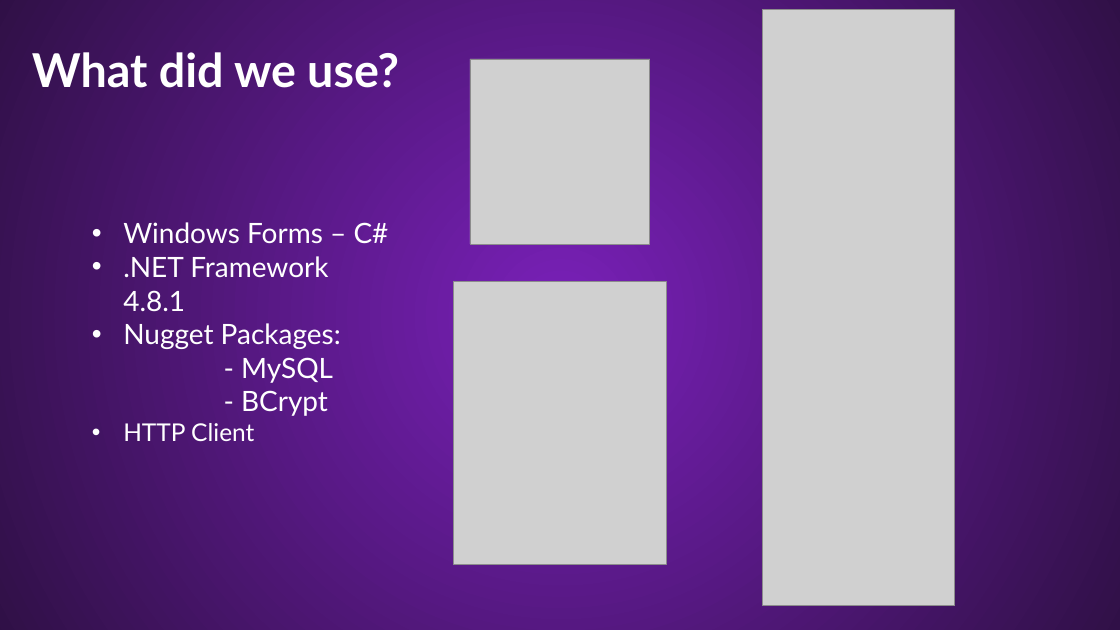
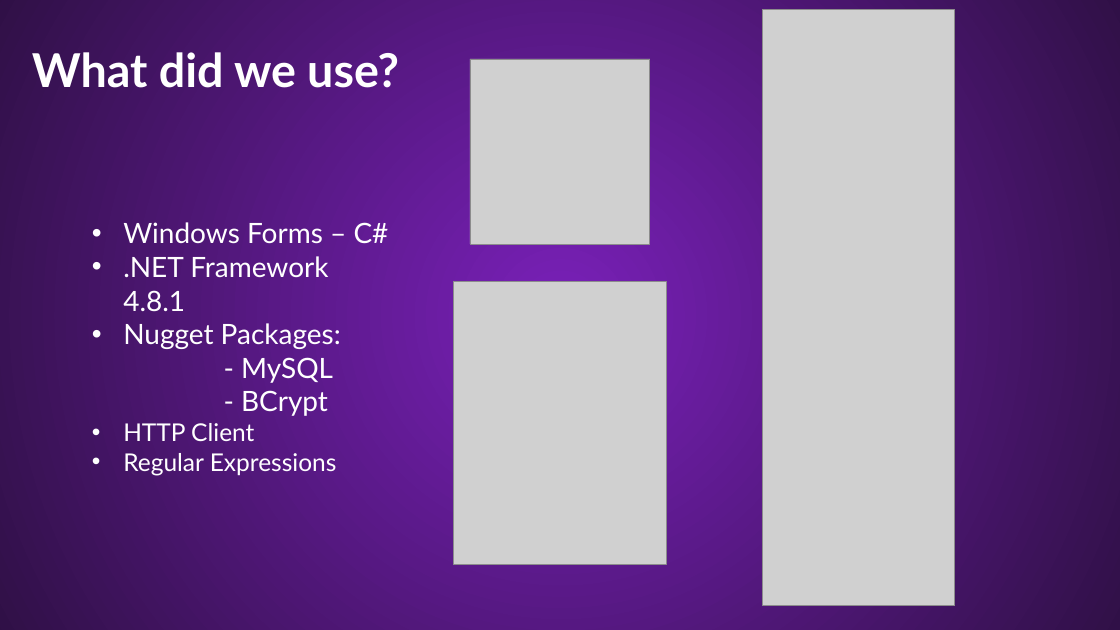
Before and after one commit to Palacsinta002/LMS, a slide deck: slide 11 of Presentation/LMS Presentation.pptx (slide 10 before the commit). Drawn at 1120x630 pixels with LibreOffice and Linux fonts; fonts in the diff are those of the drawing; grey boxes stand for pictures; background and template pictures are left out. Boxes give left, top, right and bottom in pixels: in the first picture for what was removed or moved away, otherwise in the second. Text is boxed around its words. In the diff, an @@ line names an element or a change of style, - is before the commit and + after.

```diff
--- a/Presentation/LMS Presentation.pptx
+++ b/Presentation/LMS Presentation.pptx
@@ text at box(123, 453, 337, 476): paragraph added @@
+• Regular Expressions
```
Also in this commit, not shown: 4 other slides changed, 1 slide added.
